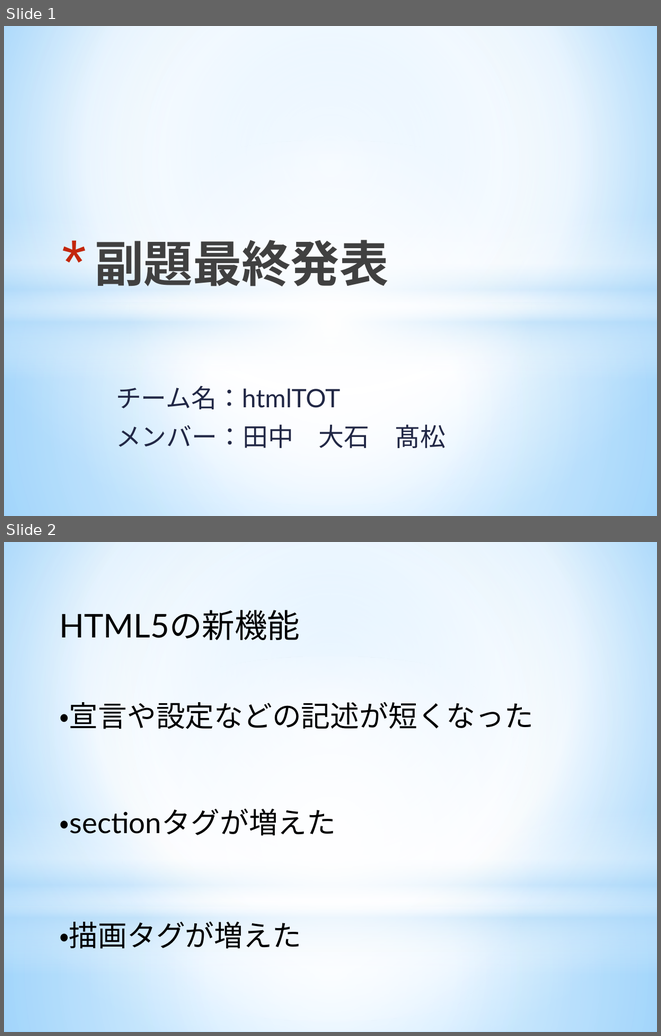
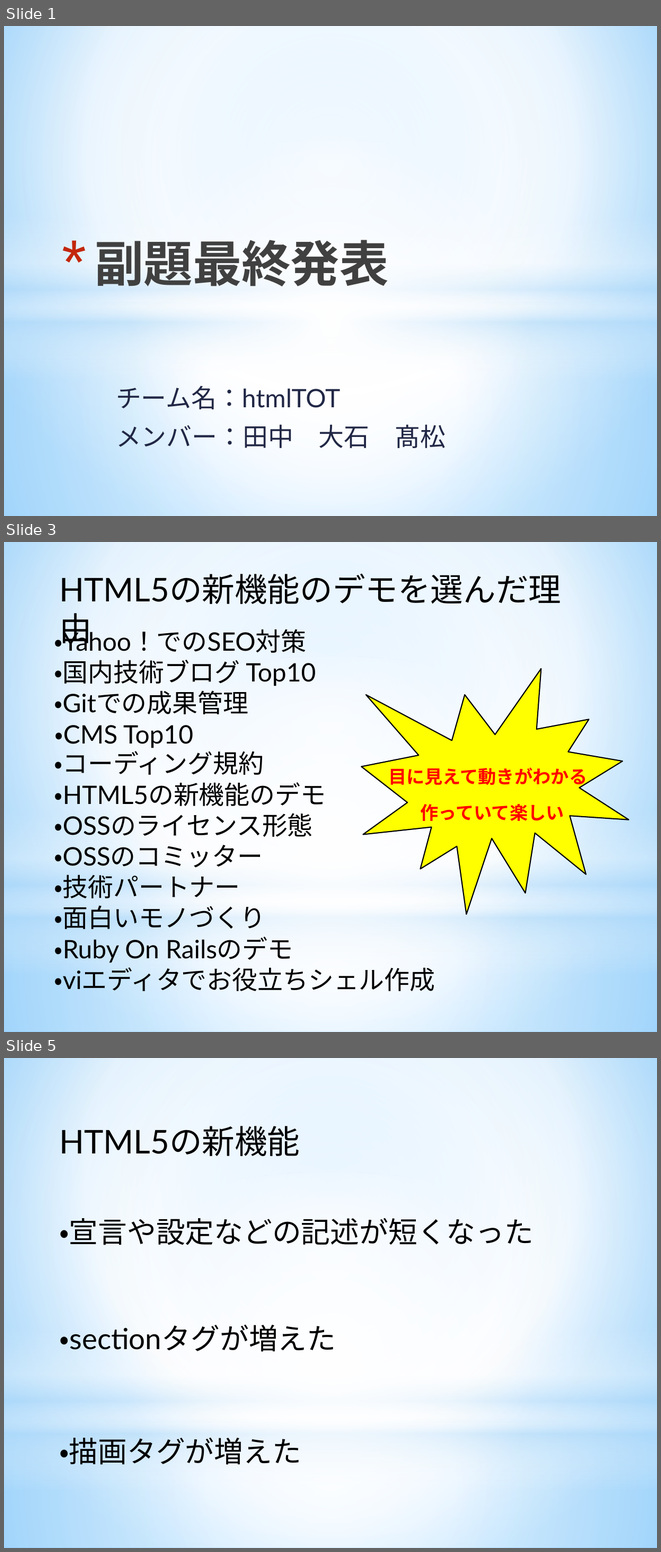
Before and after one commit to ooishitakamatutanaka/html5_final, a slide deck: 最終発表用.pptx. Shown one above the other, each under a label of ours: slides 1 and 2 before the commit, slides 1, 3 and 5 after it; the slides between them are not shown. The pictures are 661x1036 and 661x1552 pixels, drawn with LibreOffice and Linux fonts; fonts in the diff are those of the drawing. Boxes give left, top, right and bottom in pixels: in the first picture for what was removed or moved away, otherwise in the second. Text is boxed around its words. In the diff, an @@ line names an element or a change of style, - is before the commit and + after.

```diff
--- a/最終発表用.pptx
+++ b/最終発表用.pptx
@@ slide 3 added at <box>4,542,657,1032</box>, background gradient #9ED5FF to #FFFFFF to #5BB9FF; not listed: 4 template elements that a slide beside it also shows @@
@@ text added at <box>53,566,598,612</box>, 36 pt, text #000000 @@
+HTML5の新機能のデモを選んだ理由
@@ text added at <box>54,625,307,653</box>, 28 pt, text #000000 @@
+・Yahoo！でのSEO対策
@@ text added at <box>54,660,316,686</box>, 28 pt, text #000000 @@
+・国内技術ブログ Top10
@@ irregular seal added at <box>361,669,628,914</box>, fill #FFFF00, outline #000000 1.25 pt @@
@@ text added at <box>54,690,248,714</box>, 28 pt, text #000000 @@
+・Gitでの成果管理
@@ text added at <box>55,725,193,748</box>, 28 pt, text #000000 @@
+・CMS Top10
@@ text added at <box>54,747,264,775</box>, 28 pt, text #000000 @@
+・コーディング規約
@@ text added at <box>388,767,587,788</box>, 20 pt, text #FF0000, bold @@
+目に見えて動きがわかる
@@ text added at <box>54,782,326,810</box>, 28 pt, text #000000 @@
+・HTML5の新機能のデモ
@@ text added at <box>54,809,313,837</box>, 28 pt, text #000000 @@
+・OSSのライセンス形態
@@ text added at <box>420,804,564,821</box>, 20 pt, text #FF0000, bold @@
+作っていて楽しい
@@ text added at <box>54,845,263,867</box>, 28 pt, text #000000 @@
+・OSSのコミッター
@@ text added at <box>54,874,240,898</box>, 28 pt, text #000000 @@
+・技術パートナー
@@ text added at <box>54,901,265,929</box>, 28 pt, text #000000 @@
+・面白いモノづくり
@@ text added at <box>54,936,293,963</box>, 28 pt, text #000000 @@
+・Ruby On Railsのデモ
@@ text added at <box>54,963,435,995</box>, 28 pt, text #000000 @@
+・viエディタでお役立ちシェル作成
@@ what was slide 2 is now slide 5 @@
```
Also in this commit, not shown: 3 slides changed, 3 other slides added.
